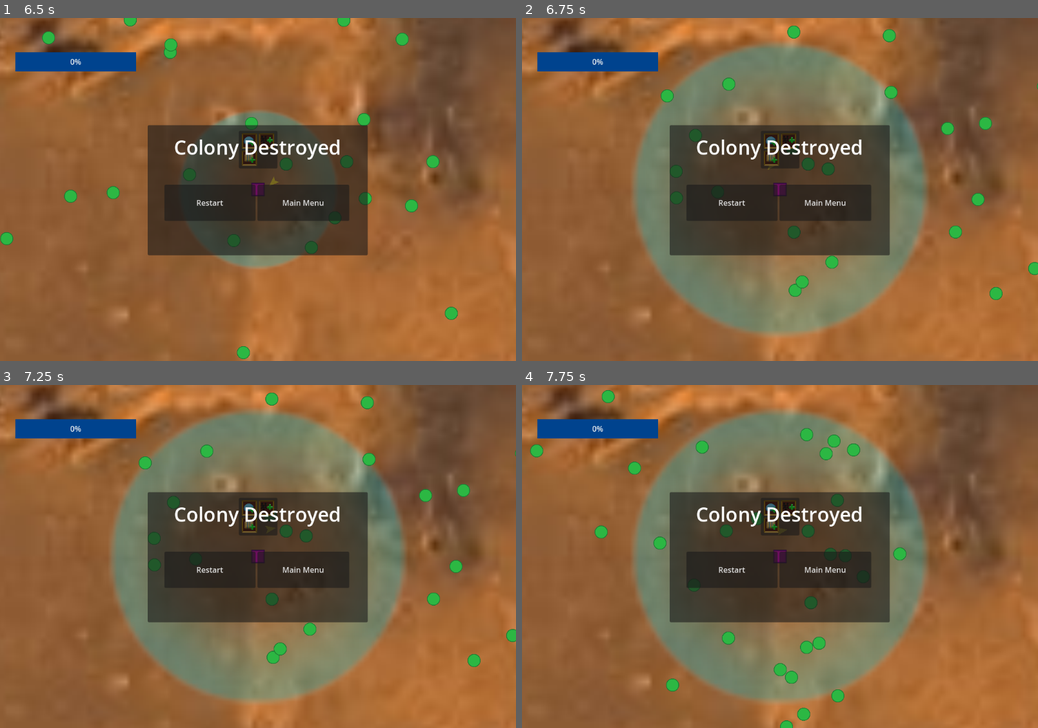
Above: before the commit, frames 1-4 (two rows, left to right).
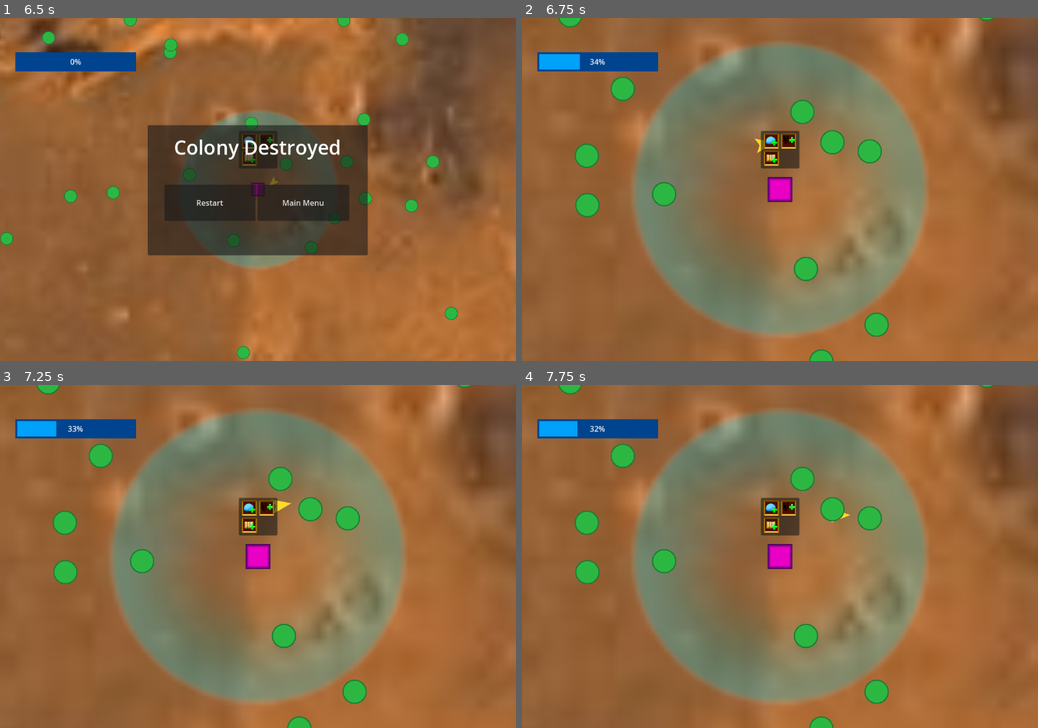
Above: after the commit, the same moments.

Repository: Fach01/Bopulation-Bubble-Beyond
Game: Godot game, scene res://Scenes/Main Menu.tscn
Two runs of this game, one before a commit and one after it. Both use one fixed random seed, a clock stepped at 60 frames per second and the inputs below.
Inputs (mouse positions are in pixels of both pictures, inside the frame that each line leads up to):
- Up to frame 1 (6.5 s): click "Start" at 0.5 s; click (247, 141) at 1.25 s; click (268, 141) at 2 s; click (247, 158) at 2.75 s; click (247, 141) at 3.5 s; click (268, 141) at 4.25 s; click (247, 158) at 5 s; click (247, 141) at 5.75 s
- Up to frame 2 (6.75 s): click "Restart" at 6.5 s
- Up to frame 3 (7.25 s): no input
- Up to frame 4 (7.75 s): click (733, 570) at 7.25 s, where only the run before the commit has a clickable "Restart"

Frame 1 is identical in both runs. In frame 2, 37% of the frame differs, in the area x 0-100%, y 0-100%; in frame 3, 37%; in frame 4, 37%.

Commit message:
values now reset each game

Diff:
--- a/Scripts/State.gd
+++ b/Scripts/State.gd
@@ -9,6 +9,10 @@
 const bubble_init_scale : float = 10
 const max_bubble_upgrades : int = 20
 
+static var init_resource : float = 70
+static var init_bubble_level : float = 1
+static var init_max_resource : float = 200
+
 static var resource : float = 70
 static var bubble_level : float = 1
 static var max_resource : float = 200
--- a/Scripts/home_base.gd
+++ b/Scripts/home_base.gd
@@ -53,6 +53,10 @@
 	camera.zoom = Vector2.ONE / pow(State.spawn_radius_multiplier, State.bubble_level)
 
 func _ready() -> void:
+	State.resource = State.init_resource
+	State.max_resource = State.init_max_resource
+	State.bubble_level = State.init_bubble_level
+
 	changed_storage.emit(State.max_resource)
 	recalc_bubble_scale()
 	recalc_camera_zoom()
